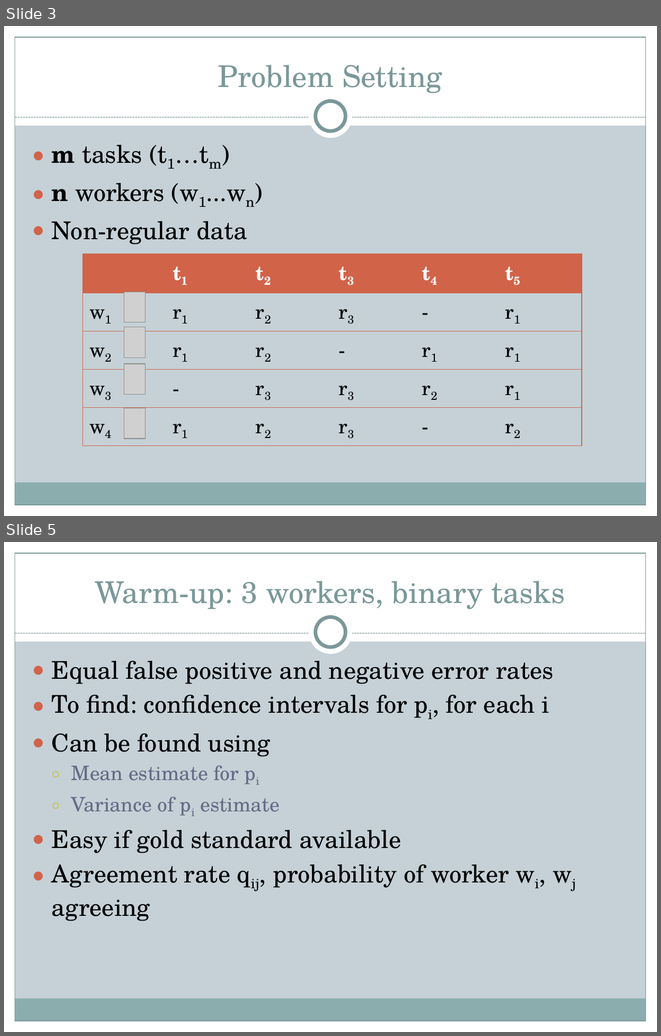
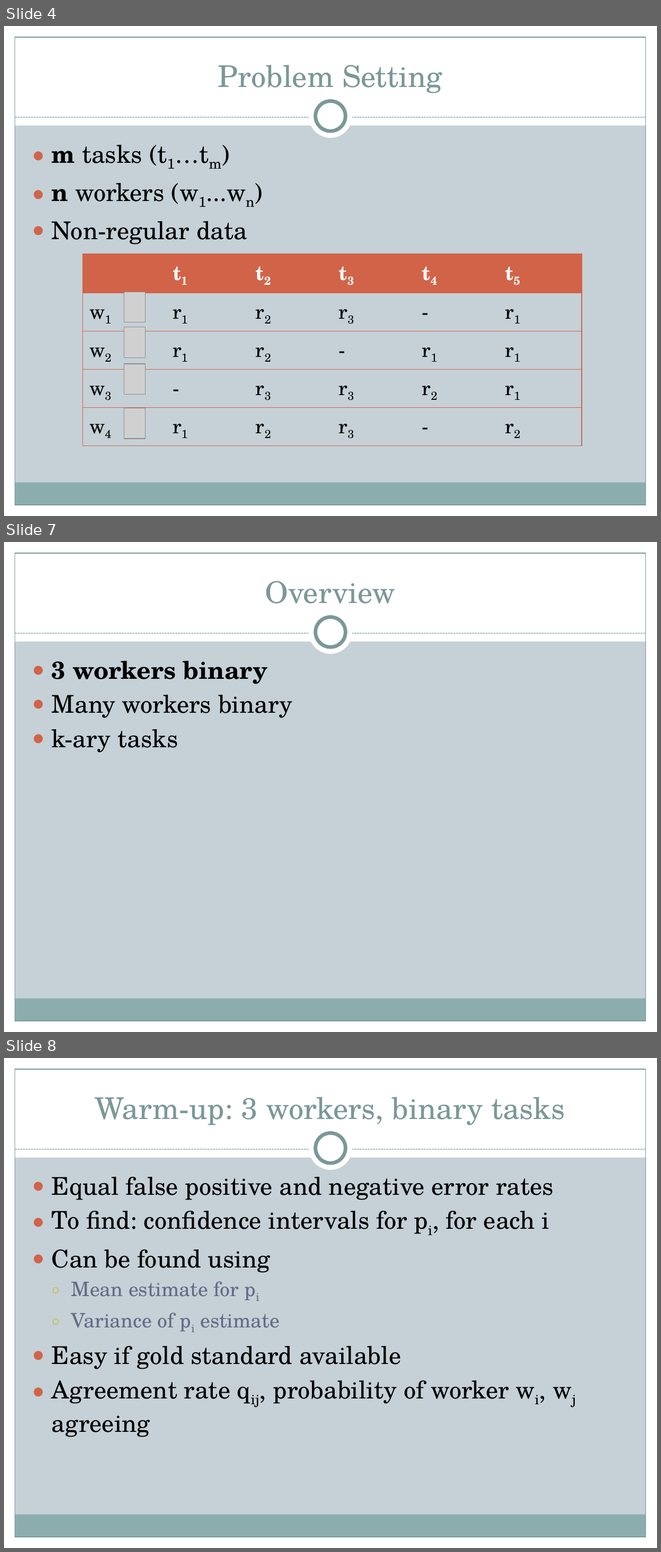
Before and after one commit to brahmaneya/WorkerEvaluationGeneral, a slide deck: Presentation/WorkerEval.pptx. Shown one above the other, each under a label of ours: slides 3 and 5 before the commit, slides 4, 7 and 8 after it; the slides between them are not shown. The pictures are 661x1036 and 661x1552 pixels, drawn with LibreOffice and Linux fonts; fonts in the diff are those of the drawing; grey boxes stand for pictures. Boxes give left, top, right and bottom in pixels: in the first picture for what was removed or moved away, otherwise in the second. Text is boxed around its words. In the diff, an @@ line names an element or a change of style, - is before the commit and + after.

```diff
--- a/Presentation/WorkerEval.pptx
+++ b/Presentation/WorkerEval.pptx
@@ slide 7 added at (4, 542, 657, 1032), background #C5D1D7; not listed: 9 template elements that a slide beside it also shows @@
@@ title added at (265, 581, 395, 603), 33 pt, text #7C999A @@
+Overview
@@ text added at (52, 661, 292, 752), 27 pt, text #000000 @@
+● 3 workers binary
+● Many workers binary
+● k-ary tasks
@@ what was slide 3 is now slide 4 @@
@@ what was slide 5 is now slide 8 @@
```
Also in this commit, not shown: 8 slides changed, 8 other slides added, 1 other file.
